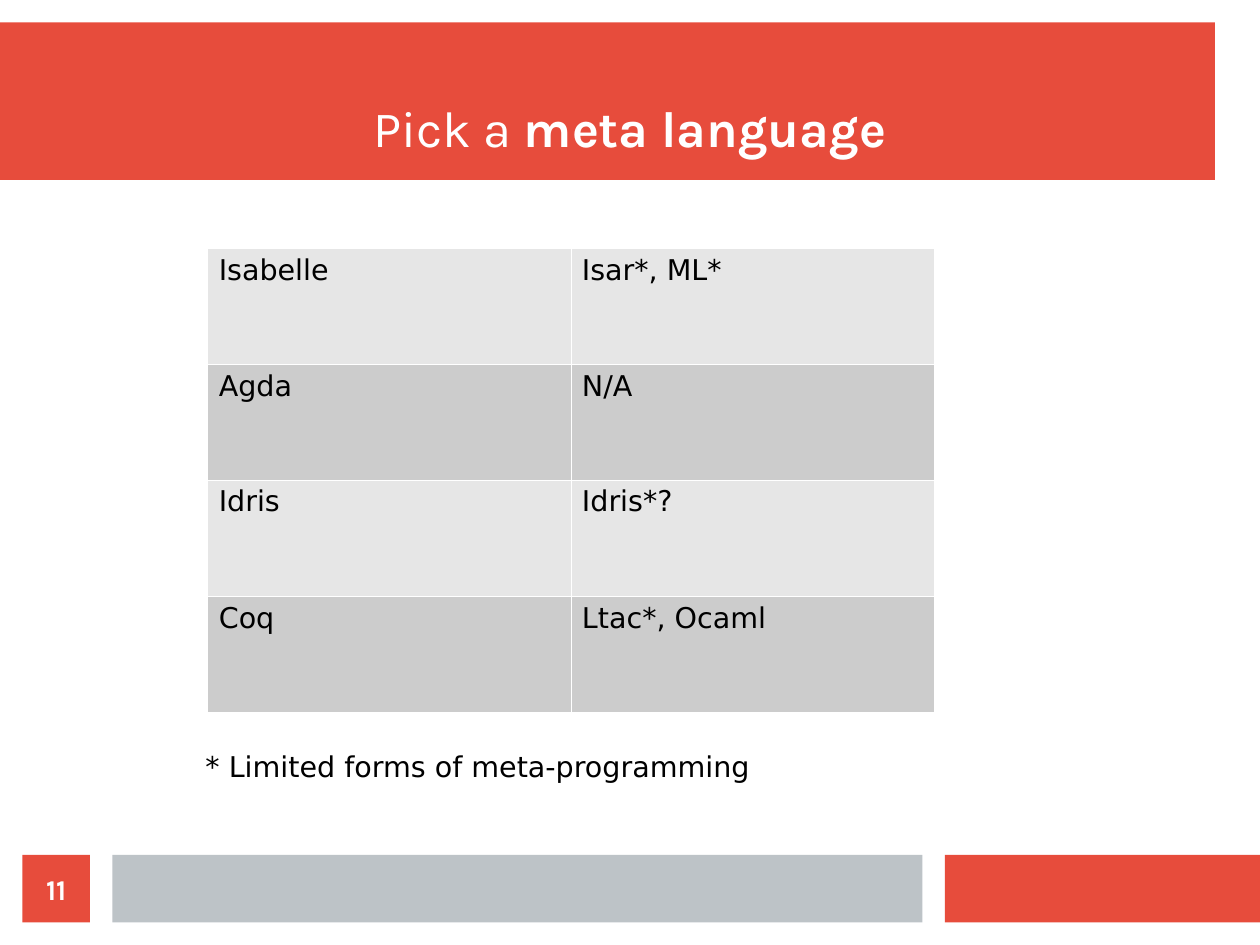
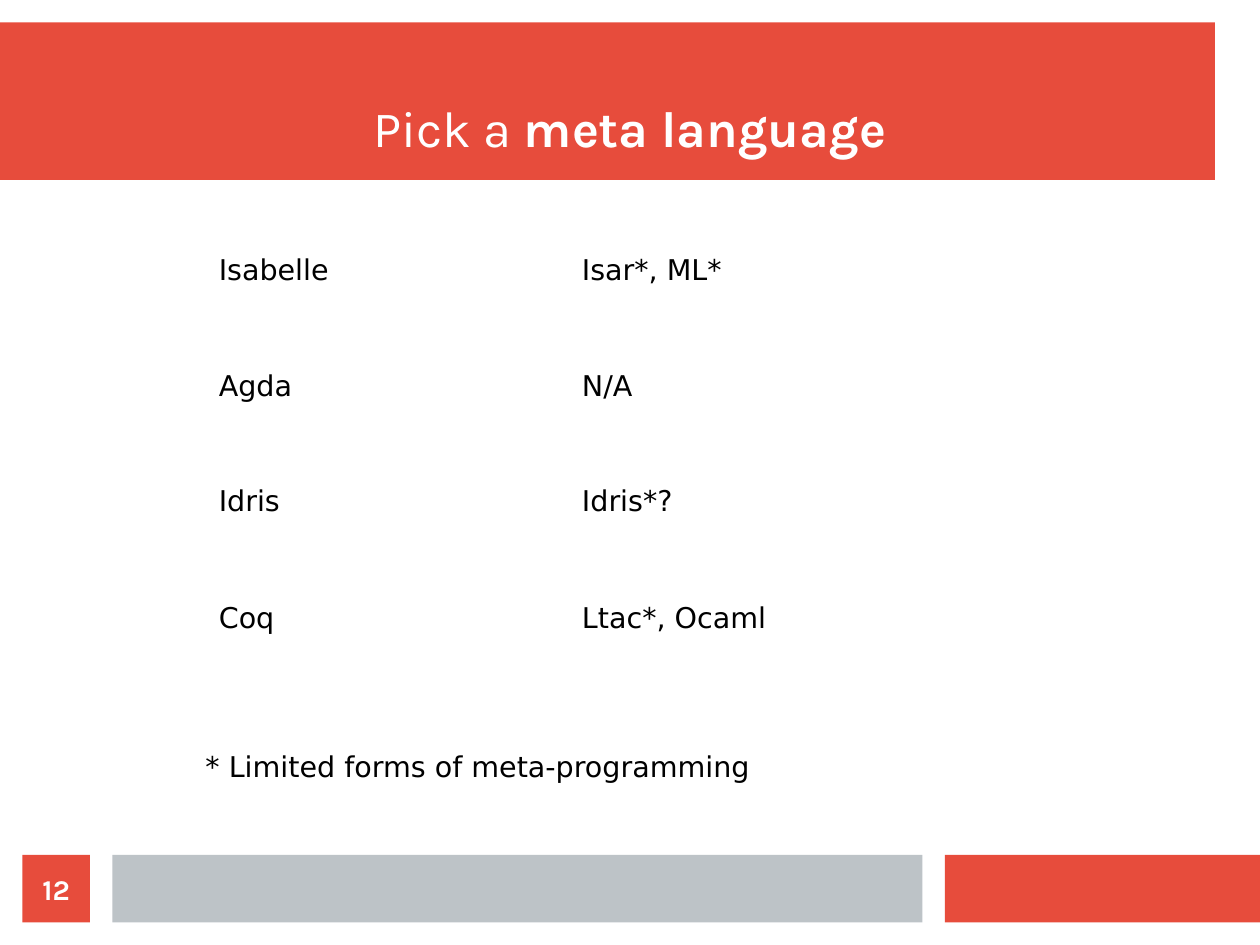
Before and after one commit to wilbowma/cur, a slide deck: slide 12 of hope-2016/slides.odp (slide 11 before the commit). Drawn at 1260x945 pixels with LibreOffice and Linux fonts; fonts in the diff are those of the drawing. Boxes give left, top, right and bottom in pixels: in the first picture for what was removed or moved away, otherwise in the second. Text is boxed around its words. In the diff, an @@ line names an element or a change of style, - is before the commit and + after.

```diff
--- a/hope-2016/slides.odp
+++ b/hope-2016/slides.odp
@@ table at (x1=208, y1=248, x2=935, y2=712) @@
@@ fill #E6E6E6 to none in 4 cells @@
@@ fill #CCCCCC to none in 4 cells @@
@@ page number at (x1=42, y1=881, x2=69, y2=900): text changed @@
-11
+12
```
Also in this commit, not shown: 7 other slides changed, 3 slides added.
